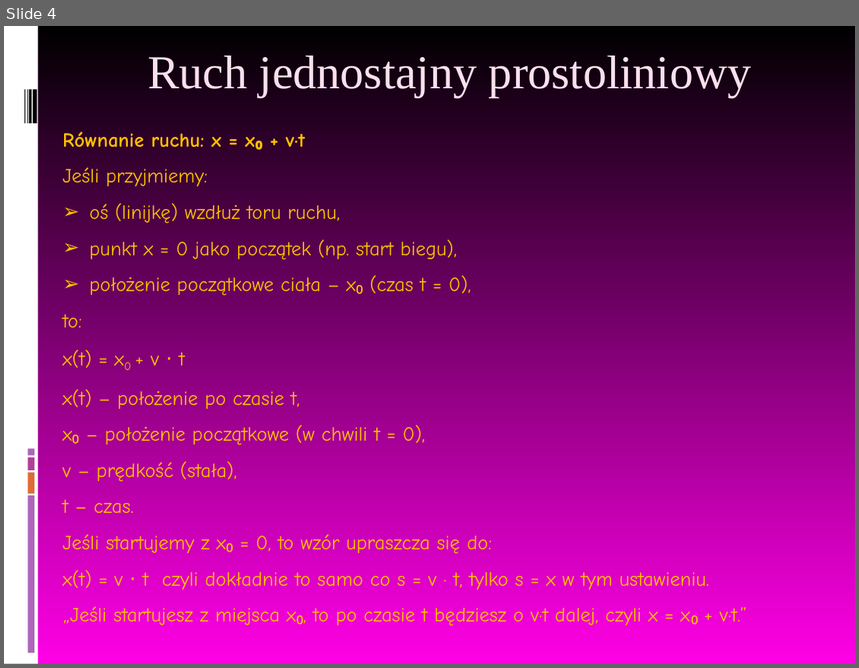
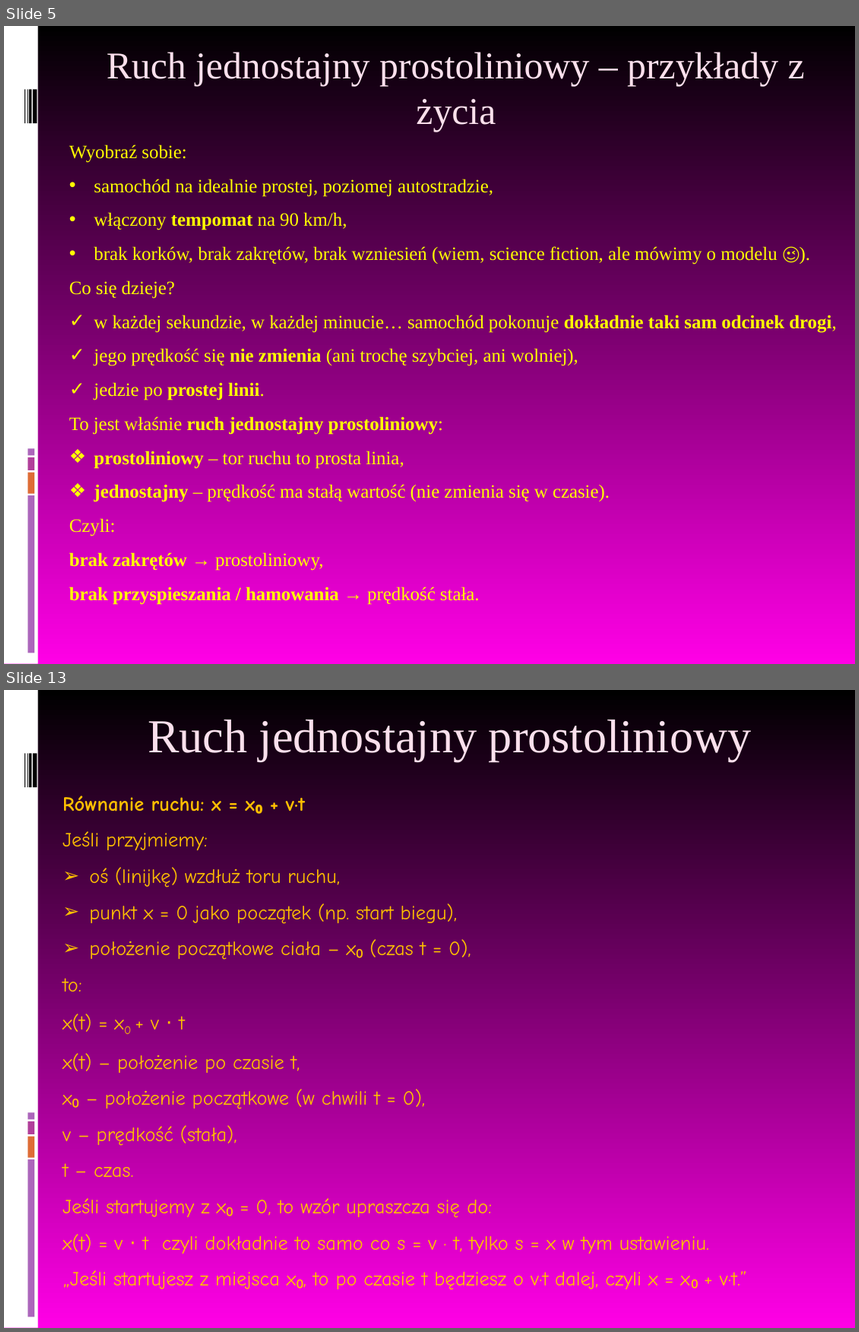
Before and after one commit to MichalMus/Fizyka-w-szkole, a slide deck: 4.Kinematyka/2.Ruch jednostajny prostoliniowy.ppt. Shown one above the other, each under a label of ours: slide 4 before the commit, slides 5 and 13 after it; the slides between them are not shown. The pictures are 859x668 and 859x1332 pixels, drawn with LibreOffice and Linux fonts; fonts in the diff are those of the drawing. Boxes give left, top, right and bottom in pixels: in the first picture for what was removed or moved away, otherwise in the second. Text is boxed around its words. In the diff, an @@ line names an element or a change of style, - is before the commit and + after.

Commit message:
poprawione ruch i magnetyzm

```diff
--- a/4.Kinematyka/2.Ruch jednostajny prostoliniowy.ppt
+++ b/4.Kinematyka/2.Ruch jednostajny prostoliniowy.ppt
@@ slide 5 added at (4,26,855,664), background gradient #000000 to #FF00E6; not listed: 9 template elements that a slide beside it also shows @@
@@ title added at (107,52,805,132), 32 pt, text #FAE0EC @@
+Ruch jednostajny prostoliniowy – przykłady z życia
@@ text added at (69,145,837,605), 16 pt, text #FFFF00 @@
+Wyobraź sobie:
+• samochód na idealnie prostej, poziomej autostradzie,
+• włączony tempomat na 90 km/h,
+• brak korków, brak zakrętów, brak wzniesień (wiem, science fiction, ale mówimy o modelu 😉).
+Co się dzieje?
+✓ w każdej sekundzie, w każdej minucie… samochód pokonuje dokładnie taki sam odcinek drogi,
+✓ jego prędkość się nie zmienia (ani trochę szybciej, ani wolniej),
+✓ jedzie po prostej linii.
+To jest właśnie ruch jednostajny prostoliniowy:
+❖ prostoliniowy – tor ruchu to prosta linia,
+❖ jednostajny – prędkość ma stałą wartość (nie zmienia się w czasie).
+Czyli:
+brak zakrętów → prostoliniowy,
+brak przyspieszania / hamowania → prędkość stała.
@@ what was slide 4 is now slide 13 @@
```
Also in this commit, not shown: 3 slides changed, 15 other slides added, 3 slides removed, 2 other files.
